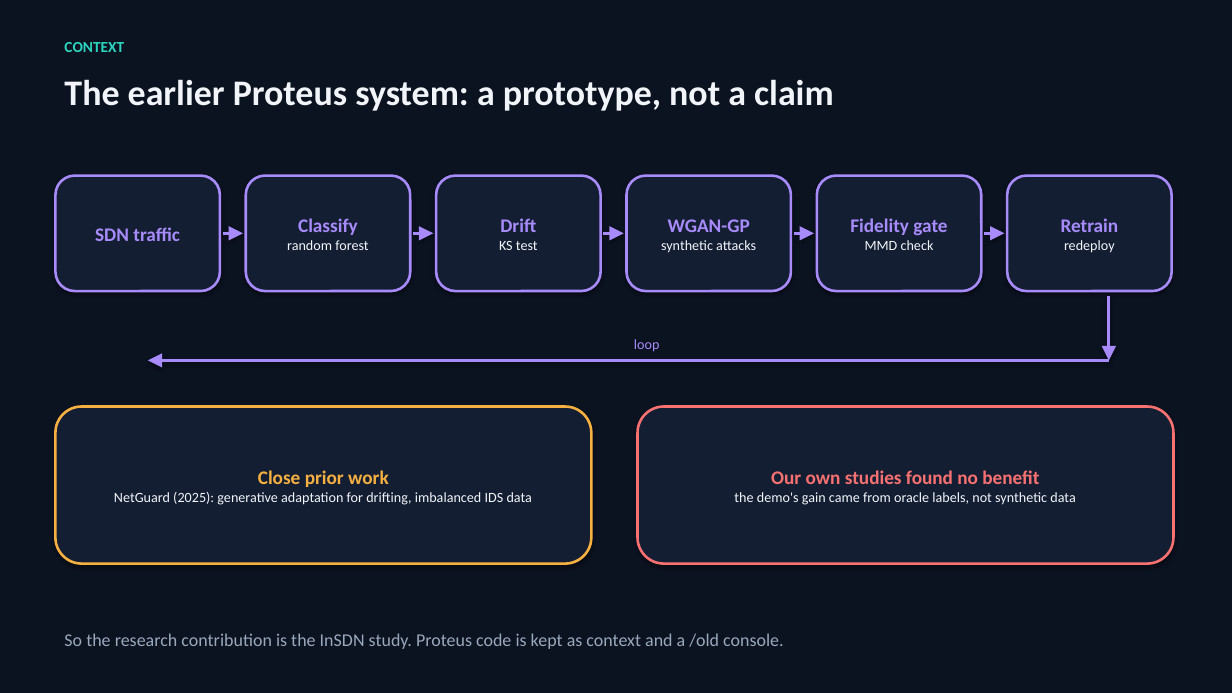
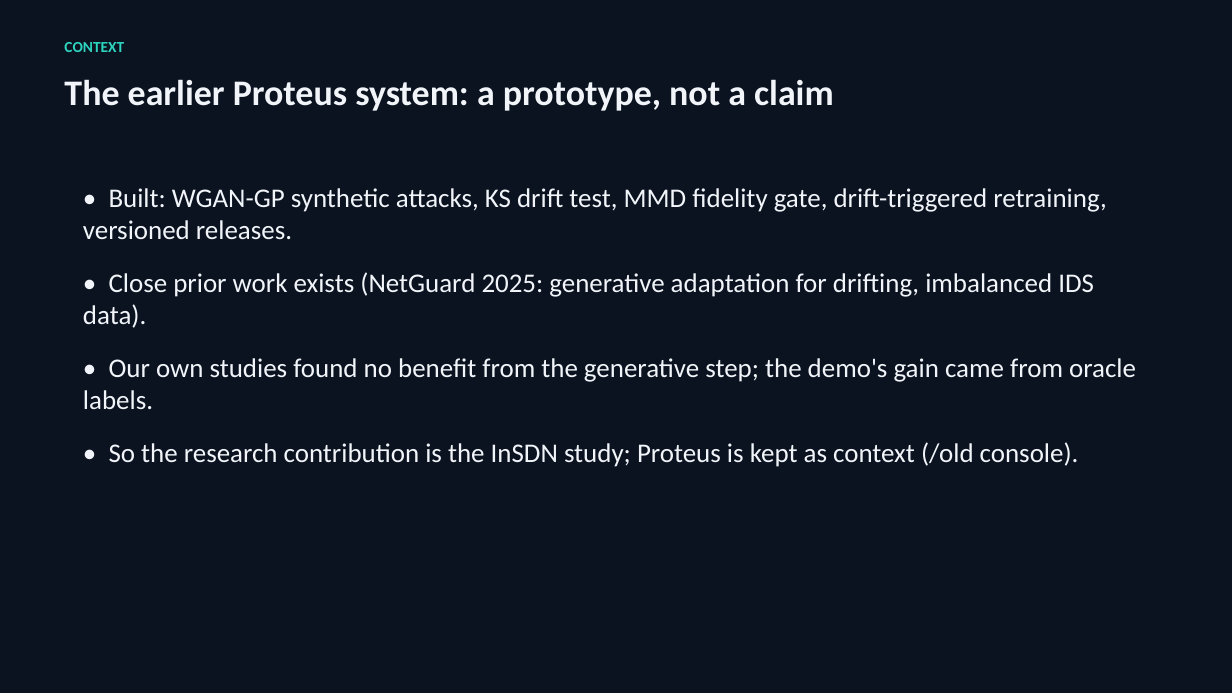
Before and after one commit to adhyan-jain/Proteus, a slide deck: slide 10 of research/insdn_controller/PRESENTATION.pptx. Drawn at 1232x693 pixels with LibreOffice and Linux fonts; fonts in the diff are those of the drawing. Boxes give left, top, right and bottom in pixels: in the first picture for what was removed or moved away, otherwise in the second. Text is boxed around its words. In the diff, an @@ line names an element or a change of style, - is before the commit and + after.

```diff
--- a/research/insdn_controller/PRESENTATION.pptx
+++ b/research/insdn_controller/PRESENTATION.pptx
@@ rounded rectangle removed at box(55, 176, 220, 291) @@
-SDN traffic
@@ rounded rectangle removed at box(246, 176, 410, 291) @@
-Classify
-random forest
@@ rounded rectangle removed at box(436, 176, 601, 291) @@
-Drift
-KS test
@@ rounded rectangle removed at box(627, 176, 791, 291) @@
-WGAN-GP
-synthetic attacks
@@ rounded rectangle removed at box(817, 176, 982, 291) @@
-Fidelity gate
-MMD check
@@ rounded rectangle removed at box(1007, 176, 1172, 291) @@
-Retrain
-redeploy
@@ text added at box(83, 188, 1136, 467), 21 pt, text #F1F5F9 @@
+• Built: WGAN-GP synthetic attacks, KS drift test, MMD fidelity gate, drift-triggered retraining, versioned releases.
+• Close prior work exists (NetGuard 2025: generative adaptation for drifting, imbalanced IDS data).
+• Our own studies found no benefit from the generative step; the demo's gain came from oracle labels.
+• So the research contribution is the InSDN study; Proteus is kept as context (/old console).
@@ arrow removed from (223, 233) to (243, 233) @@
@@ arrow removed from (413, 233) to (433, 233) @@
@@ arrow removed from (604, 233) to (624, 233) @@
@@ arrow removed from (794, 233) to (814, 233) @@
@@ arrow removed from (984, 233) to (1005, 233) @@
@@ arrow removed from (1109, 296) to (1109, 360) @@
@@ text removed at box(634, 339, 660, 352) @@
-loop
@@ arrow removed from (1109, 360) to (148, 360) @@
@@ rounded rectangle removed at box(55, 407, 592, 564) @@
-Close prior work
-NetGuard (2025): generative adaptation for drifting, imbalanced IDS data
@@ rounded rectangle removed at box(638, 407, 1174, 564) @@
-Our own studies found no benefit
-the demo's gain came from oracle labels, not synthetic data
@@ text removed at box(64, 633, 784, 649) @@
-So the research contribution is the InSDN study. Proteus code is kept as context and a /old console.
```
Also in this commit, not shown: 8 other slides changed, 1 other file.
